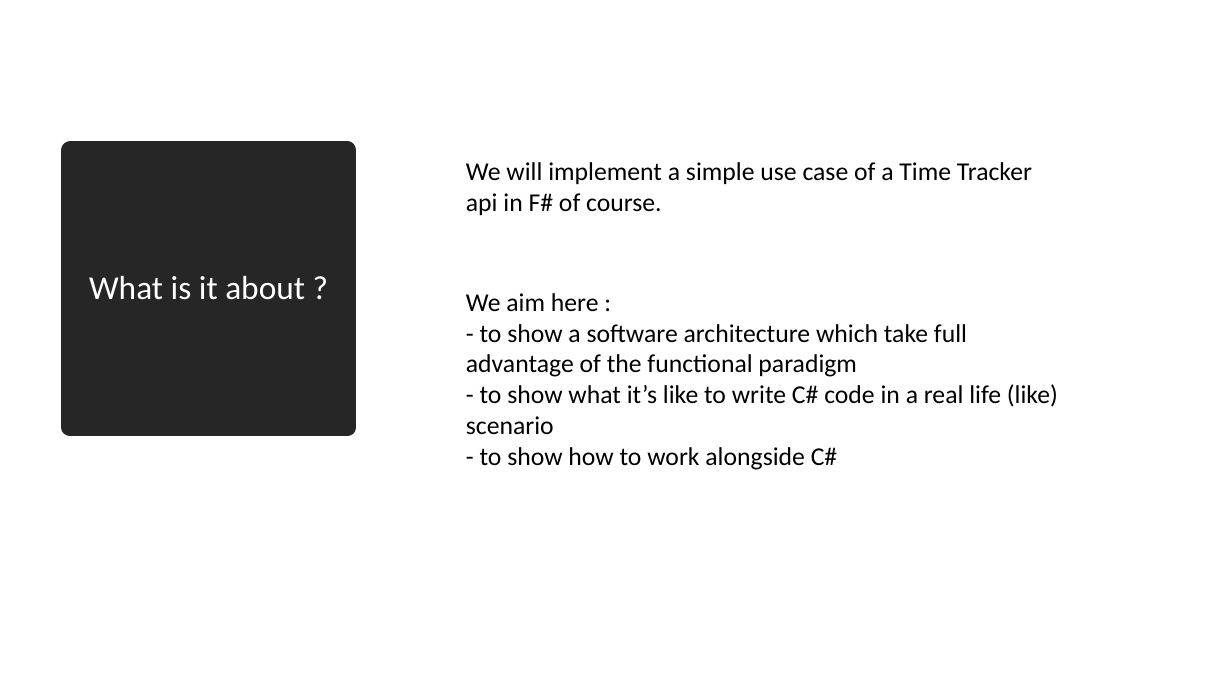
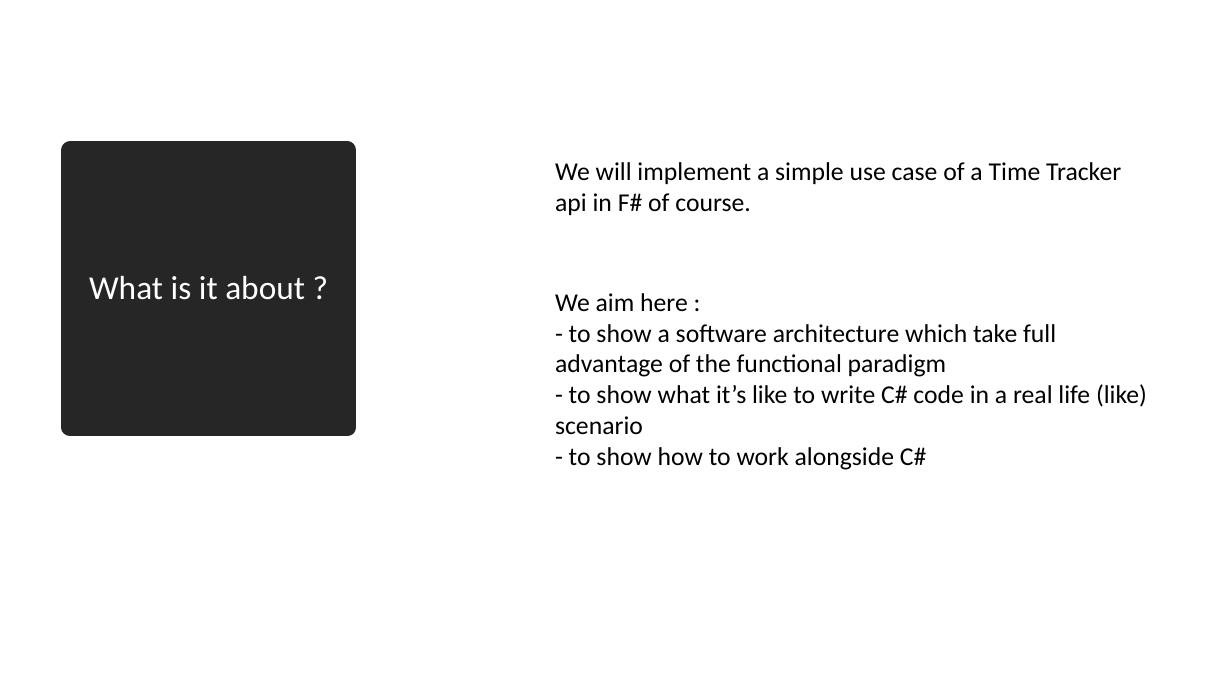
Before and after one commit to essic/prez-why-fsharp, a slide deck: slide 41 of WhyFSharp.pptx (slide 40 before the commit). Drawn at 1232x693 pixels with LibreOffice and Linux fonts; fonts in the diff are those of the drawing. Boxes give left, top, right and bottom in pixels: in the first picture for what was removed or moved away, otherwise in the second. Text is boxed around its words. In the diff, an @@ line names an element or a change of style, - is before the commit and + after.

```diff
--- a/WhyFSharp.pptx
+++ b/WhyFSharp.pptx
@@ text "We will implement a simple ..." moved from (x1=466, y1=162, x2=1032, y2=215) to (x1=555, y1=162, x2=1121, y2=215) @@
@@ text "We aim here :" moved from (x1=466, y1=293, x2=1058, y2=470) to (x1=555, y1=293, x2=1147, y2=470) @@
```
Also in this commit, not shown: 4 other slides changed, 1 slide added, 3 other files.
